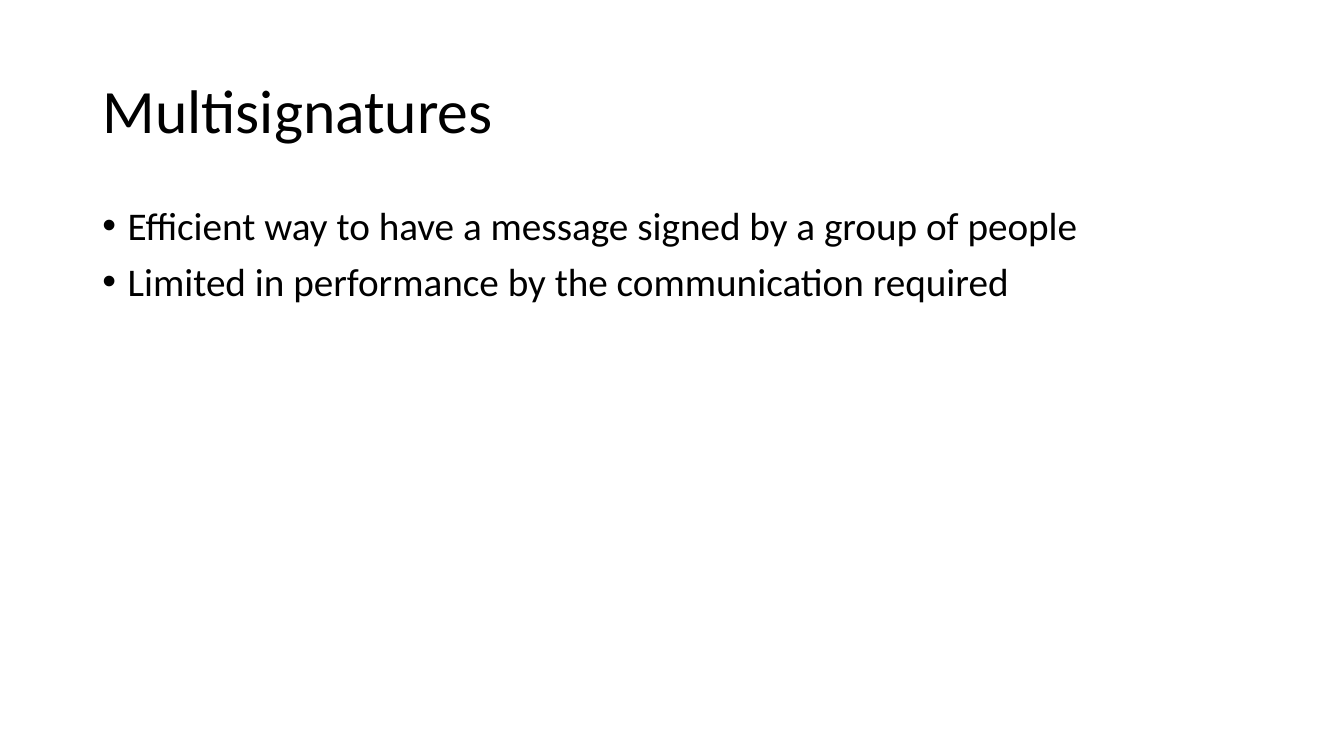
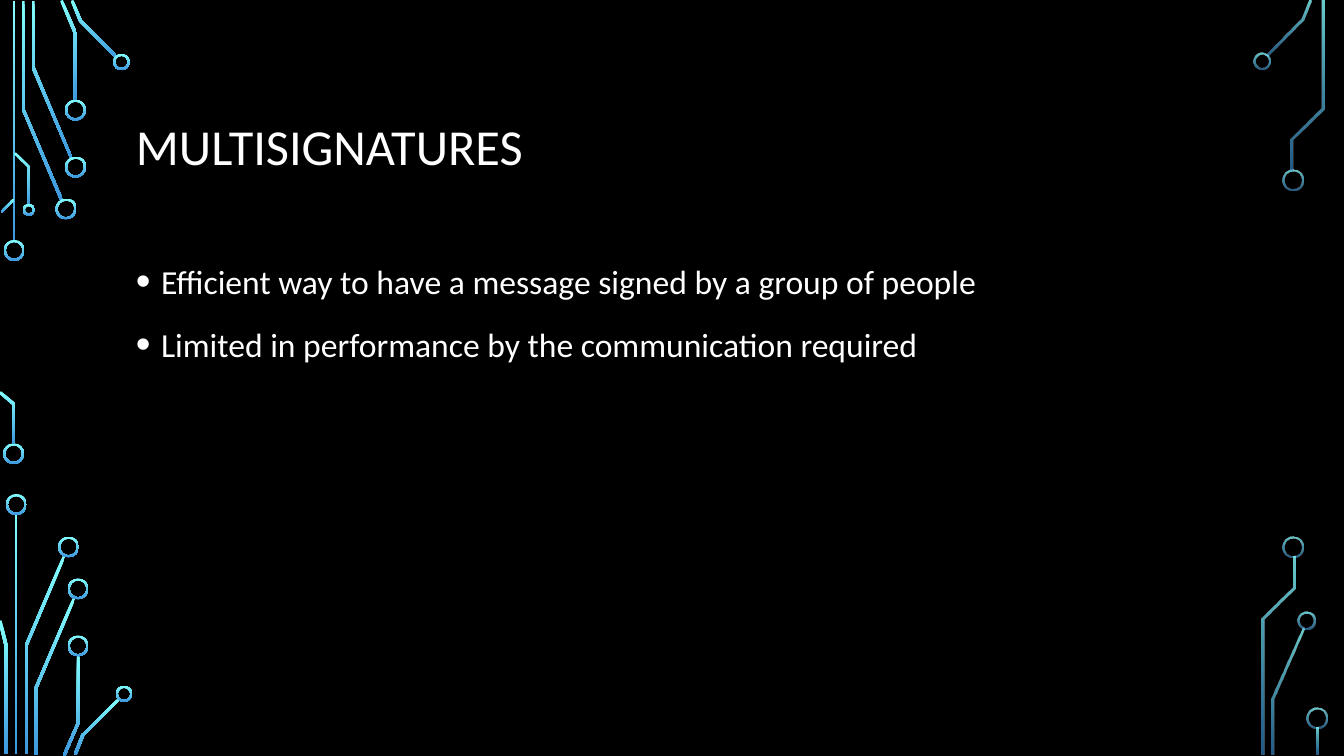
Before and after one commit to PJvGrol/Thesis, a slide deck: slide 12 of Presentation.pptx (slide 7 before the commit). Drawn at 1344x756 pixels with LibreOffice and Linux fonts; fonts in the diff are those of the drawing; background and template pictures are left out. Boxes give left, top, right and bottom in pixels: in the first picture for what was removed or moved away, otherwise in the second. Text is boxed around its words. In the diff, an @@ line names an element or a change of style, - is before the commit and + after.

```diff
--- a/Presentation.pptx
+++ b/Presentation.pptx
@@ background #FFFFFF to picture (left out) @@
@@ title at (136, 132, 523, 166): text changed; size 44 to 36 pt; text colour #000000 to #FFFFFF @@
-Multisignatures
+MULTISIGNATURES
@@ text "Efficient way to have a ...": place and size @@
-text "Efficient way to have a ..." at (128, 212, 1078, 303)
+text "Efficient way to have a ..." at (161, 270, 976, 363)
@@ text "Efficient way to have a ..." at (161, 270, 976, 363): size 28 to 24 pt, text colour #000000 to #FFFFFF; line spacing 0.9 to 1.2 @@
@@ group added at (0, 0, 1328, 756): 33 freeform shapes, 3 rectangles @@
```
Also in this commit, not shown: 11 other slides changed, 8 slides added, 6 slides removed, 18 other files.
